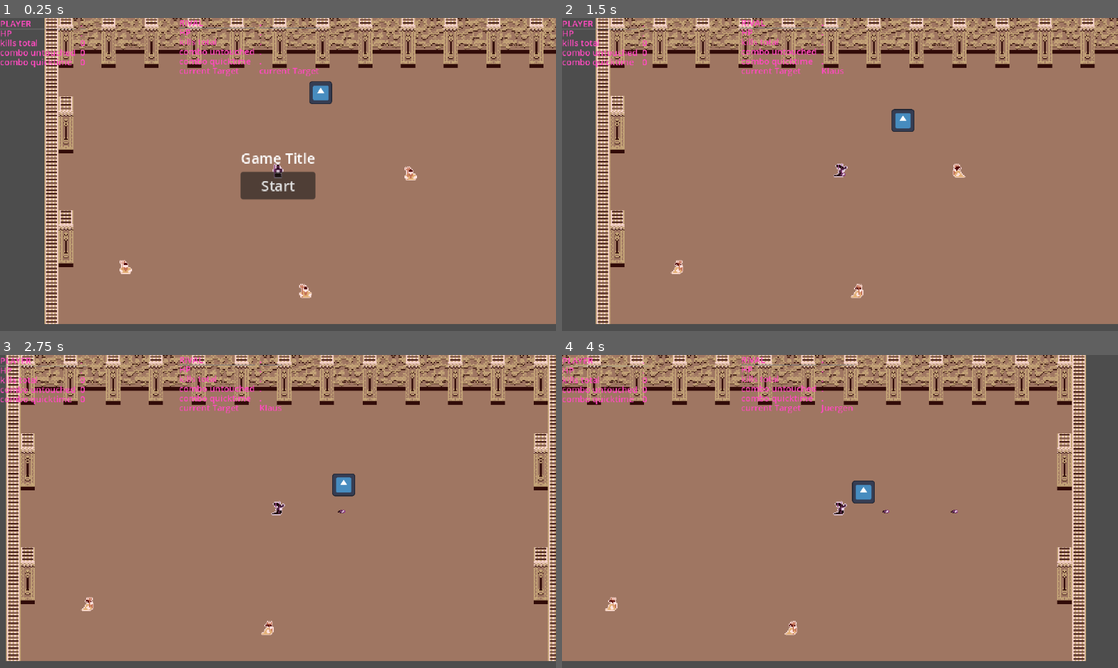
Above: before the commit, frames 1-4 (two rows, left to right).
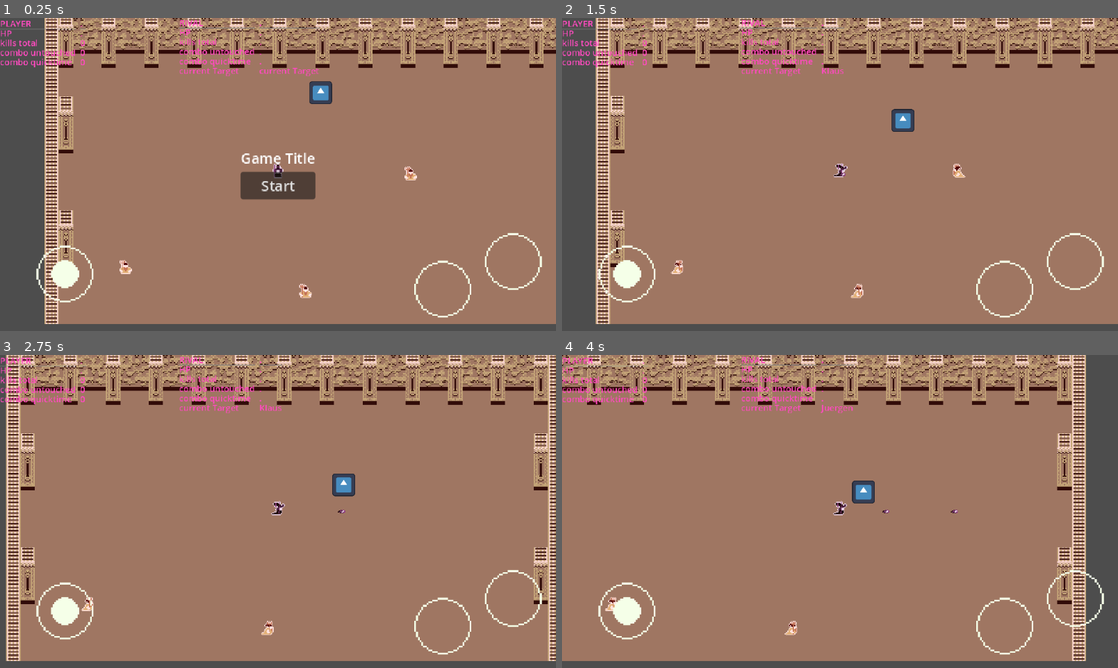
Above: after the commit, the same moments.

Repository: DanWaywell/collab_jam_game
Game: Godot game, scene res://game.tscn
Same seed, same stepped clock (60 frames per second), same inputs: the game is played once before the commit and once after it. The engine's default icon, where the game draws it, is replaced by a stand-in: a white triangle on a blue panel in a dark square.
Inputs (mouse positions are in pixels of both pictures, inside the frame that each line leads up to):
- Up to frame 1 (0.25 s): no input
- Up to frame 2 (1.5 s): click "Start" at 0.5 s; move the mouse to (962, 158) at 1.27 s; hold D (move_right) from 1.28 s (still down); tap Space (action_1) at 1.35 s; click (962, 158) at 1.42 s
- Up to frame 3 (2.75 s): release D (move_right) at 2 s; drag from (166, 527) to (289, 511) at 2.02 s
- Up to frame 4 (4 s): move the mouse to (895, 442) at 2.77 s; hold D (move_right) 2.78-3.5 s; tap Space (action_1) at 2.85 s; drag from (812, 574) to (917, 511) at 3.52 s

The runs differ from the first frame. In frame 1, 1.0% of the frame differs, in the area x 6-98%, y 68-96%; in frame 2, 1.0%; in frame 3, 1.0%; in frame 4, 1.0%.

Commit message:
add touch screen controller

Diff:
--- a/src/character/character.gd
+++ b/src/character/character.gd
@@ -6,15 +6,21 @@
 
 const PROJECTILE = preload("res://projectile/projectile.tscn")
 
+var input_direction := Vector2()
 var direction_facing = Vector2.RIGHT
 
 var health = 3
 
 @onready var sprite = $Sprite2D
 @onready var animation_player = $AnimationPlayer
+@onready var touch_screen_joystick: Node2D = $TouchScreenControler/TouchJoystick
+
 
 func _physics_process(_delta: float) -> void:
-	var input_direction = Input.get_vector("move_left", "move_right", "move_up", "move_down")
+	if touch_screen_joystick.position_vector != Vector2(0,0):
+		input_direction = touch_screen_joystick.position_vector
+	else:
+		input_direction = Input.get_vector("move_left", "move_right", "move_up", "move_down")
 
 	var move_direction = input_direction.normalized()
 
--- a/src/character/character.tscn
+++ b/src/character/character.tscn
@@ -6,6 +6,7 @@
 [ext_resource type="AudioStream" uid="uid://ms83xq5pmrjq" path="res://audio/sfx/footstep2.wav" id="4_o6jyn"]
 [ext_resource type="AudioStream" uid="uid://b2vlsc355dvif" path="res://audio/sfx/footstep3.wav" id="5_o6jyn"]
 [ext_resource type="Script" uid="uid://ciudolm50y8x1" path="res://character/footsteps_component.gd" id="5_tgjim"]
+[ext_resource type="PackedScene" uid="uid://5hv1etavr06c" path="res://touch_screen_buttons/touch_screen_controler.tscn" id="7_tgjim"]
 
 [sub_resource type="RectangleShape2D" id="RectangleShape2D_5eg0k"]
 size = Vector2(8, 8)
@@ -112,3 +113,5 @@
 speed_scale = 2.0
 
 [node name="Camera2D" type="Camera2D" parent="."]
+
+[node name="TouchScreenControler" parent="." instance=ExtResource("7_tgjim")]
--- /dev/null
+++ b/src/touch_screen_buttons/dot.gd
@@ -0,0 +1,58 @@
+extends Sprite2D
+
+@onready var parent: Node2D = $".."
+
+var is_pressed := false
+
+var max_length = 16
+var dead_zone = 4
+
+@onready var touch_helper = $"../.."
+
+@onready var marker_top_left: Marker2D = $"../MarkerTopLeft"
+@onready var marker_top_right: Marker2D = $"../MarkerTopRight"
+
+var finger_to_track
+var finger_position
+
+func _ready() -> void:
+	max_length = max_length * parent.scale.x
+
+
+func _process(delta: float) -> void:
+
+
+	for ptr_index in touch_helper.state.keys():
+		var pos = touch_helper.state[ptr_index]
+		if pos.x > marker_top_left.global_position.x and pos.y > marker_top_left.global_position.y\
+		and pos.x < marker_top_right.global_position.x and pos.y < marker_top_right.global_position.y:
+			finger_to_track = ptr_index
+			is_pressed = true
+
+
+	if finger_to_track in touch_helper.state:
+		pass
+	else:
+		is_pressed = false
+
+
+	if is_pressed:
+		finger_position = touch_helper.state[finger_to_track]
+
+		if finger_position.distance_to(parent.global_position) <= max_length:
+			global_position = finger_position
+		else:
+			var angle = parent.global_position.angle_to_point(finger_position)
+			global_position.x = parent.global_position.x + cos(angle) * max_length
+			global_position.y = parent.global_position.y + sin(angle) * max_length
+		calculate_vector()
+	else:
+		global_position = lerp(global_position, parent.global_position, 20 * delta)
+		parent.position_vector = Vector2(0, 0)
+
+
+func calculate_vector():
+	if abs(global_position.x - parent.global_position.x) >= dead_zone:
+		parent.position_vector.x = (global_position.x - parent.global_position.x) / max_length
+	if abs(global_position.y - parent.global_position.y) >= dead_zone:
+		parent.position_vector.y = (global_position.y - parent.global_position.y) / max_length
--- /dev/null
+++ b/src/touch_screen_buttons/touch_joystick.gd
@@ -0,0 +1,3 @@
+extends Node2D
+
+var position_vector := Vector2()
--- /dev/null
+++ b/src/touch_screen_buttons/touch_screen_controler.gd
@@ -0,0 +1,19 @@
+extends CanvasLayer
+
+var state = {}
+
+func _unhandled_input(event):
+	if event is InputEventScreenTouch:
+		if event.pressed: # Down.
+			state[event.index] = event.position
+		else: # Up.
+			state.erase(event.index)
+		get_viewport().set_input_as_handled()
+
+	elif event is InputEventScreenDrag: # Movement.
+		state[event.index] = event.position
+		get_viewport().set_input_as_handled()
+
+func _process(delta: float) -> void:
+	if DisplayServer.is_touchscreen_available() and visible == false:
+		visible = true
--- /dev/null
+++ b/src/touch_screen_buttons/touch_screen_controler.tscn
@@ -0,0 +1,55 @@
+[gd_scene load_steps=7 format=3 uid="uid://5hv1etavr06c"]
+
+[ext_resource type="Texture2D" uid="uid://7ygqdsa2h3da" path="res://touch_screen_buttons/circle.png" id="1_ltuun"]
+[ext_resource type="Script" path="res://touch_screen_buttons/touch_screen_controler.gd" id="1_vyy65"]
+[ext_resource type="Script" path="res://touch_screen_buttons/touch_joystick.gd" id="2_vyy65"]
+[ext_resource type="Texture2D" uid="uid://oy8tsw68wrh" path="res://touch_screen_buttons/dot.png" id="3_5q4nh"]
+[ext_resource type="Script" path="res://touch_screen_buttons/dot.gd" id="4_wjfoq"]
+
+[sub_resource type="CircleShape2D" id="CircleShape2D_vr1i5"]
+radius = 32.0
+
+[node name="TouchScreenControler" type="CanvasLayer"]
+script = ExtResource("1_vyy65")
+
+[node name="TouchButton1" type="TouchScreenButton" parent="."]
+position = Vector2(576, 274)
+shape = SubResource("CircleShape2D_vr1i5")
+action = "action_1"
+
+[node name="Circle" type="Sprite2D" parent="TouchButton1"]
+texture_filter = 1
+scale = Vector2(2, 2)
+texture = ExtResource("1_ltuun")
+
+[node name="TouchButton2" type="TouchScreenButton" parent="."]
+position = Vector2(497, 305)
+shape = SubResource("CircleShape2D_vr1i5")
+action = "action_2"
+
+[node name="Circle" type="Sprite2D" parent="TouchButton2"]
+texture_filter = 1
+scale = Vector2(2, 2)
+texture = ExtResource("1_ltuun")
+
+[node name="TouchJoystick" type="Node2D" parent="."]
+position = Vector2(73, 288)
+scale = Vector2(2, 2)
+script = ExtResource("2_vyy65")
+
+[node name="Circle" type="Sprite2D" parent="TouchJoystick"]
+texture_filter = 1
+texture = ExtResource("1_ltuun")
+
+[node name="Dot" type="Sprite2D" parent="TouchJoystick"]
+texture_filter = 1
+texture = ExtResource("3_5q4nh")
+script = ExtResource("4_wjfoq")
+
+[node name="MarkerTopLeft" type="Marker2D" parent="TouchJoystick"]
+position = Vector2(-20.75, -20)
+scale = Vector2(0.25, 0.25)
+
+[node name="MarkerTopRight" type="Marker2D" parent="TouchJoystick"]
+position = Vector2(20.75, 18.5)
+scale = Vector2(0.25, 0.25)
Not shown: 1 places in src/character/character.tscn that only renumber resources
Binary file added: src/touch_screen_buttons/arrow.png
Not shown, added: src/touch_screen_buttons/arrow.png.import
Binary file added: src/touch_screen_buttons/circle.png
Not shown, added: src/touch_screen_buttons/circle.png.import
Not shown, added: src/touch_screen_buttons/dot.gd.uid
Binary file added: src/touch_screen_buttons/dot.png
Not shown, added: src/touch_screen_buttons/dot.png.import
Not shown, added: src/touch_screen_buttons/touch_joystick.gd.uid
Not shown, added: src/touch_screen_buttons/touch_screen_controler.gd.uid
